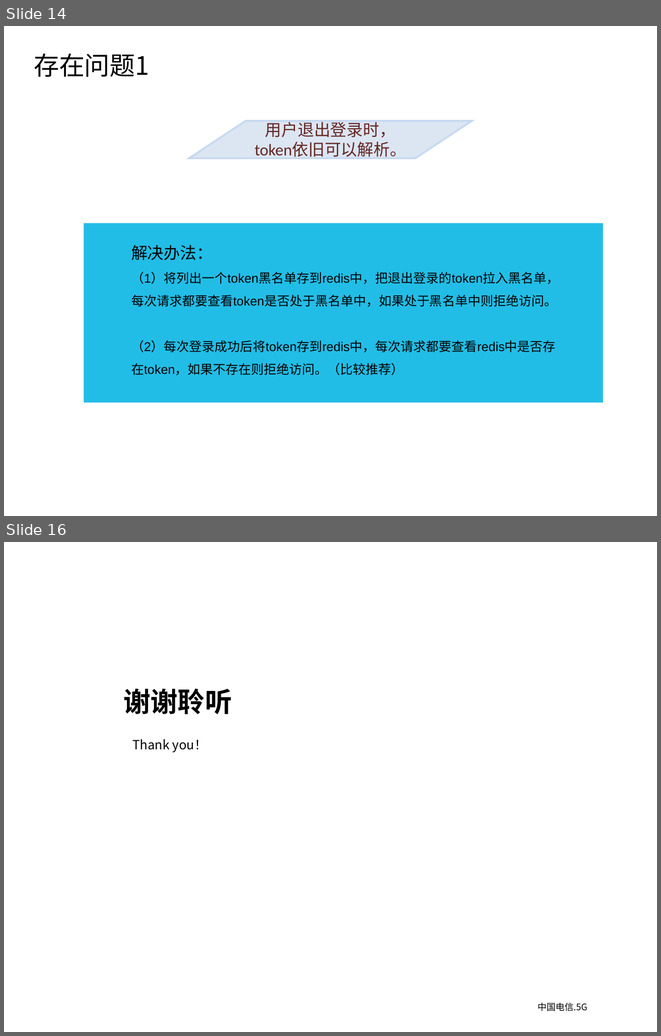
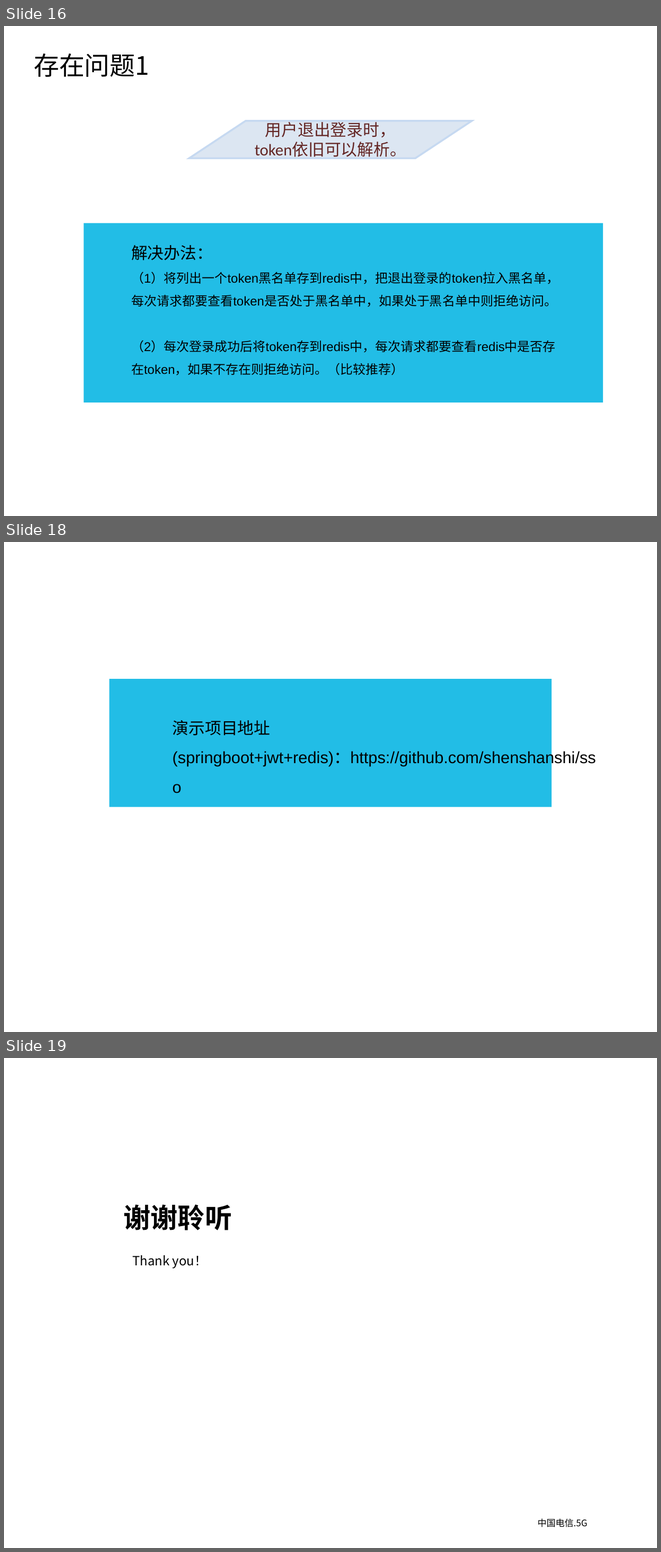
Before and after one commit to shenshanshi/sso, a slide deck: sso.ppt. Shown one above the other, each under a label of ours: slides 14 and 16 before the commit, slides 16, 18 and 19 after it; the slides between them are not shown. The pictures are 661x1036 and 661x1552 pixels, drawn with LibreOffice and Linux fonts; fonts in the diff are those of the drawing; background and template pictures are left out. Boxes give left, top, right and bottom in pixels: in the first picture for what was removed or moved away, otherwise in the second. Text is boxed around its words. In the diff, an @@ line names an element or a change of style, - is before the commit and + after.

```diff
--- a/sso.ppt
+++ b/sso.ppt
@@ slide 18 added at [4,542,657,1032], background #FFFFFF @@
@@ rectangle added at [109,679,551,807], fill #22BDE6 @@
@@ text added at [173,720,596,766], 18 pt, text #000000 @@
+演示项目地址 (springboot+jwt+redis)：https://github.com/shenshanshi/sso
@@ what was slide 14 is now slide 16 @@
@@ what was slide 16 is now slide 19 @@
```
Also in this commit, not shown: 3 slides changed, 3 other slides added, 1 slide removed, 1 other file.
